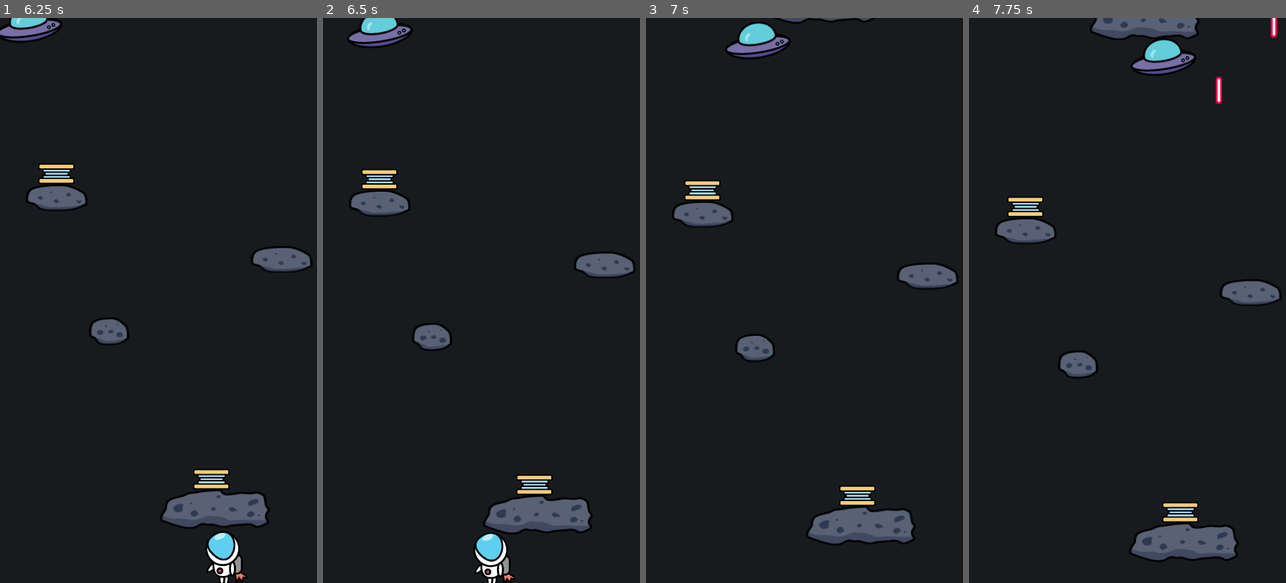
Above: before the commit, frames 1-4 (left to right).
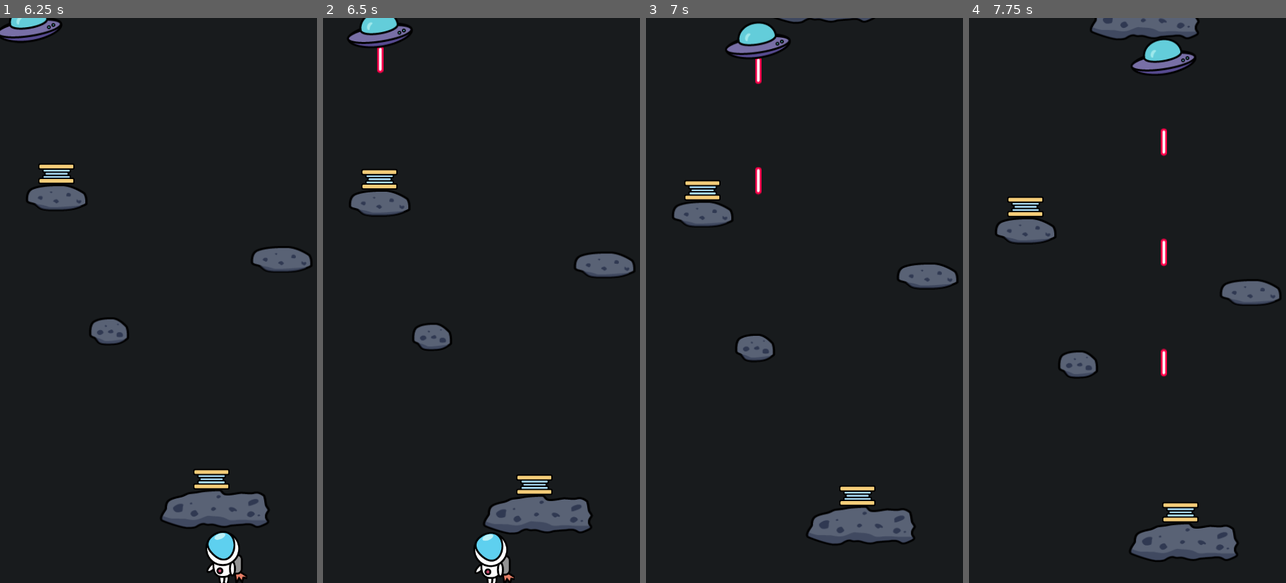
Above: after the commit, the same moments.

Repository: anyu/space-escape
Game: Godot game, scene res://scenes/World.tscn
The game is run twice, just before and just after one commit, with the same random seed, the same clock (stepped at 60 frames per second) and the same inputs.
Inputs:
- Up to frame 1 (6.25 s): hold D (move_right) 0.53-2.03 s; tap Space (jump) at 0.77, 1.52, 3.02, 3.77, 4.52, 6.02 s; hold A (move_left) 2.03-2.78 s; hold D (move_right) 2.78-4.28 s; hold A (move_left) 4.28-5.03 s; hold D (move_right) 5.03-5.78 s; hold A (move_left) from 5.78 s (still down)
- Up to frame 2 (6.5 s): keep holding A (move_left)
- Up to frame 3 (7 s): keep holding A (move_left); tap Space (jump) at 6.77 s
- Up to frame 4 (7.75 s): release A (move_left) at 7.28 s; hold D (move_right) from 7.28 s (still down); tap Space (jump) at 7.52 s

Frame 1 is identical in both runs. In frame 2, 0.1% of the frame differs, in the area x 16-20%, y 5-10%; in frame 3, 0.2%; in frame 4, 0.5%, in the area x 60-98%, y 0-64%.

Commit message:
lasers shoot in correct positon, w/ sound

Diff:
--- a/scenes/Laser.tscn
+++ b/scenes/Laser.tscn
@@ -1,27 +1,34 @@
-[gd_scene load_steps=4 format=2]
+[gd_scene load_steps=5 format=2]
 
 [ext_resource path="res://images/laser.png" type="Texture" id=1]
 [ext_resource path="res://scripts/Laser.gd" type="Script" id=2]
+[ext_resource path="res://audio/laser.mp3" type="AudioStream" id=3]
 
 [sub_resource type="CapsuleShape2D" id=1]
 radius = 7.0
 height = 50.0
 
 [node name="Laser" type="Area2D"]
-light_mask = 2
+light_mask = 0
 script = ExtResource( 2 )
 
 [node name="Sprite" type="Sprite" parent="."]
 scale = Vector2( 2, 2 )
+z_as_relative = false
 texture = ExtResource( 1 )
 
 [node name="VisibilityNotifier2D" type="VisibilityNotifier2D" parent="."]
-position = Vector2( 16, 71 )
+position = Vector2( 2, 42 )
 scale = Vector2( 0.9, 0.3 )
 
 [node name="CollisionShape2D" type="CollisionShape2D" parent="."]
 position = Vector2( 1, -1 )
+z_as_relative = false
 shape = SubResource( 1 )
+
+[node name="LaserBullet" type="AudioStreamPlayer2D" parent="."]
+stream = ExtResource( 3 )
+volume_db = 1.0
 
 [connection signal="body_entered" from="." to="." method="_on_Laser_body_entered"]
 [connection signal="screen_exited" from="VisibilityNotifier2D" to="." method="_on_VisibilityNotifier2D_screen_exited"]
--- a/scenes/Ufo.tscn
+++ b/scenes/Ufo.tscn
@@ -1,9 +1,12 @@
-[gd_scene load_steps=3 format=2]
+[gd_scene load_steps=4 format=2]
 
 [ext_resource path="res://scripts/UFO.gd" type="Script" id=1]
 [ext_resource path="res://images/ufo.png" type="Texture" id=2]
+[ext_resource path="res://audio/ufo.mp3" type="AudioStream" id=3]
 
 [node name="UFO" type="Area2D"]
+z_index = 1
+z_as_relative = false
 collision_layer = 8
 collision_mask = 2
 script = ExtResource( 1 )
@@ -13,6 +16,8 @@
 
 [node name="Sprite" type="Sprite" parent="."]
 scale = Vector2( 1.5, 1.5 )
+z_index = 1
+z_as_relative = false
 texture = ExtResource( 2 )
 
 [node name="VisibilityNotifier2D" type="VisibilityNotifier2D" parent="."]
@@ -22,9 +27,15 @@
 polygon = PoolVector2Array( 18.5, -27.9, 30.5, -17.9, 30.5, -15.3, 30.9, -14, 36, -14, 50.5, -6.3, 50.5, 10, 36.2, 22,  …(191 unchanged characters)…
 
 [node name="FiringPosition" type="Node2D" parent="."]
+visible = false
 
 [node name="LaserTimer" type="Timer" parent="."]
+physics_interpolation_mode = 2
 wait_time = 0.5
+
+[node name="UFOArrival" type="AudioStreamPlayer2D" parent="."]
+stream = ExtResource( 3 )
+volume_db = 1.0
 
 [connection signal="screen_exited" from="VisibilityNotifier2D" to="." method="_on_VisibilityNotifier2D_screen_exited"]
 [connection signal="timeout" from="LaserTimer" to="." method="_on_LaserTimer_timeout"]
--- a/scenes/World.tscn
+++ b/scenes/World.tscn
@@ -6,7 +6,7 @@
 [ext_resource path="res://images/ufo.png" type="Texture" id=4]
 [ext_resource path="res://images/ground.png" type="Texture" id=5]
 [ext_resource path="res://scenes/Asteroid.tscn" type="PackedScene" id=6]
-[ext_resource path="res://audio/bounce1.mp3" type="AudioStream" id=7]
+[ext_resource path="res://audio/bounce.mp3" type="AudioStream" id=7]
 [ext_resource path="res://scripts/World.gd" type="Script" id=8]
 [ext_resource path="res://scenes/Asteroid_lg.tscn" type="PackedScene" id=9]
 [ext_resource path="res://scenes/Asteroid_sm.tscn" type="PackedScene" id=10]
--- a/scripts/Laser.gd
+++ b/scripts/Laser.gd
@@ -1,9 +1,12 @@
 extends Area2D
 
-export var speed = 300
+export var speed = 500
+
+func _ready():
+	$LaserBullet.play()
 
 func _physics_process(delta):
-	position.y += speed * delta
+	global_position.y += speed * delta
 
 func _on_VisibilityNotifier2D_screen_exited():
 	queue_free()
--- a/scripts/UFO.gd
+++ b/scripts/UFO.gd
@@ -5,21 +5,17 @@
 onready var sprite = $Sprite
 #
 func _ready():
-#	shoot()
 	$LaserTimer.start()
+	$UFOArrival.play()
 
 func _process(delta):
 	global_position.x += speed * delta
 
+func _on_LaserTimer_timeout():
+	var laser = laser_scene.instance()
+	add_child(laser)
+	var ufo_height = sprite.texture.get_height()
+	laser.global_position = global_position + Vector2(0, ufo_height + 10)
+
 func _on_VisibilityNotifier2D_screen_exited():
 	queue_free()
-
-#func shoot():
-#	var laser = laser_scene.instance()
-#	laser.global_position = global_position
-#	add_child(laser)
-
-func _on_LaserTimer_timeout():
-	var laser = laser_scene.instance()
-	laser.global_position = global_position
-	add_child(laser)
Not shown, added: audio/bounce.mp3
Not shown, removed: audio/bounce2.mp3
Not shown, removed: audio/cartoon-laser2.mp3
Not shown, added: audio/laser.mp3
Not shown, removed: audio/ominous-laser1.mp3
Not shown, removed: audio/ufo-flies-away.mp3
Not shown, removed: audio/ufo-ominous.mp3
Not shown, changed: audio/ufo.mp3
Not shown, added: unused-sounds/ufo2.mp3
